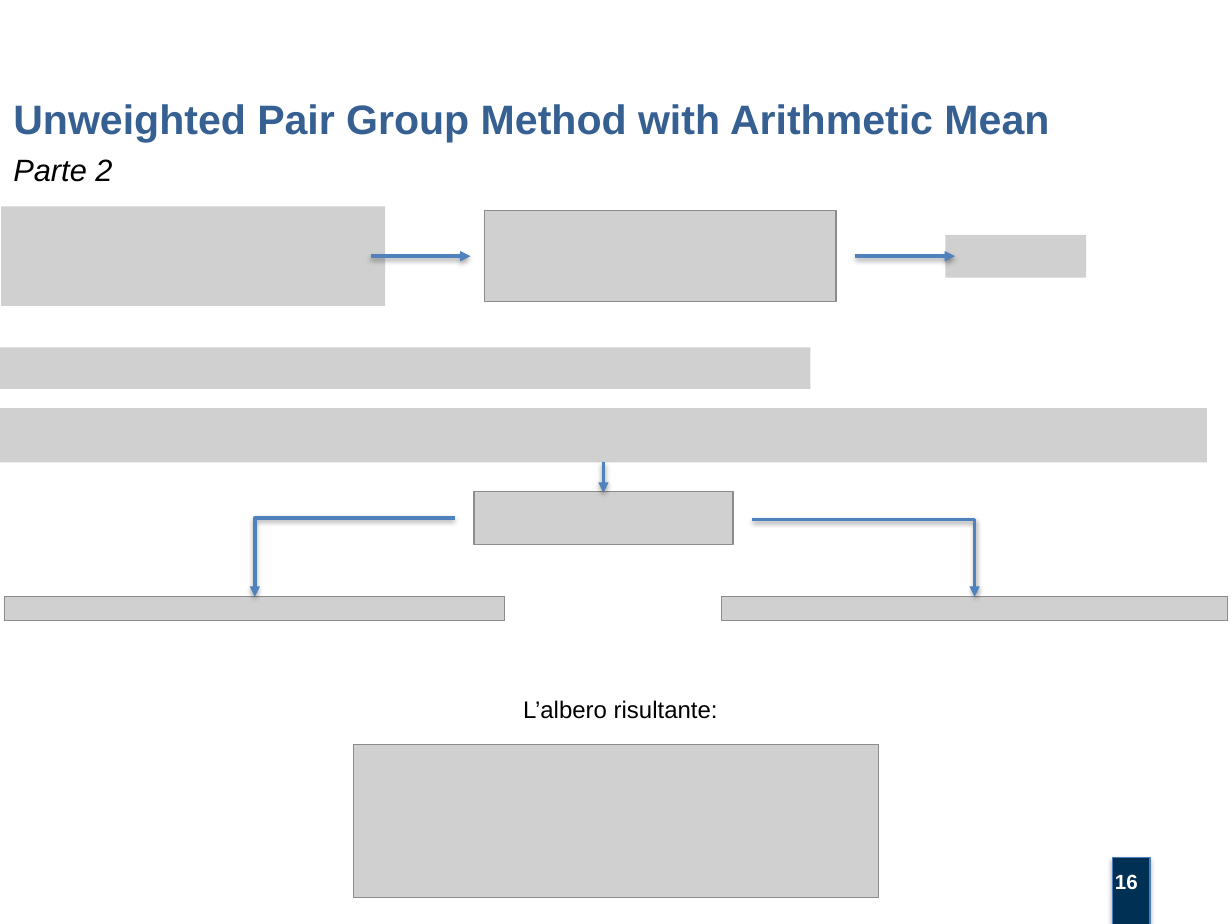
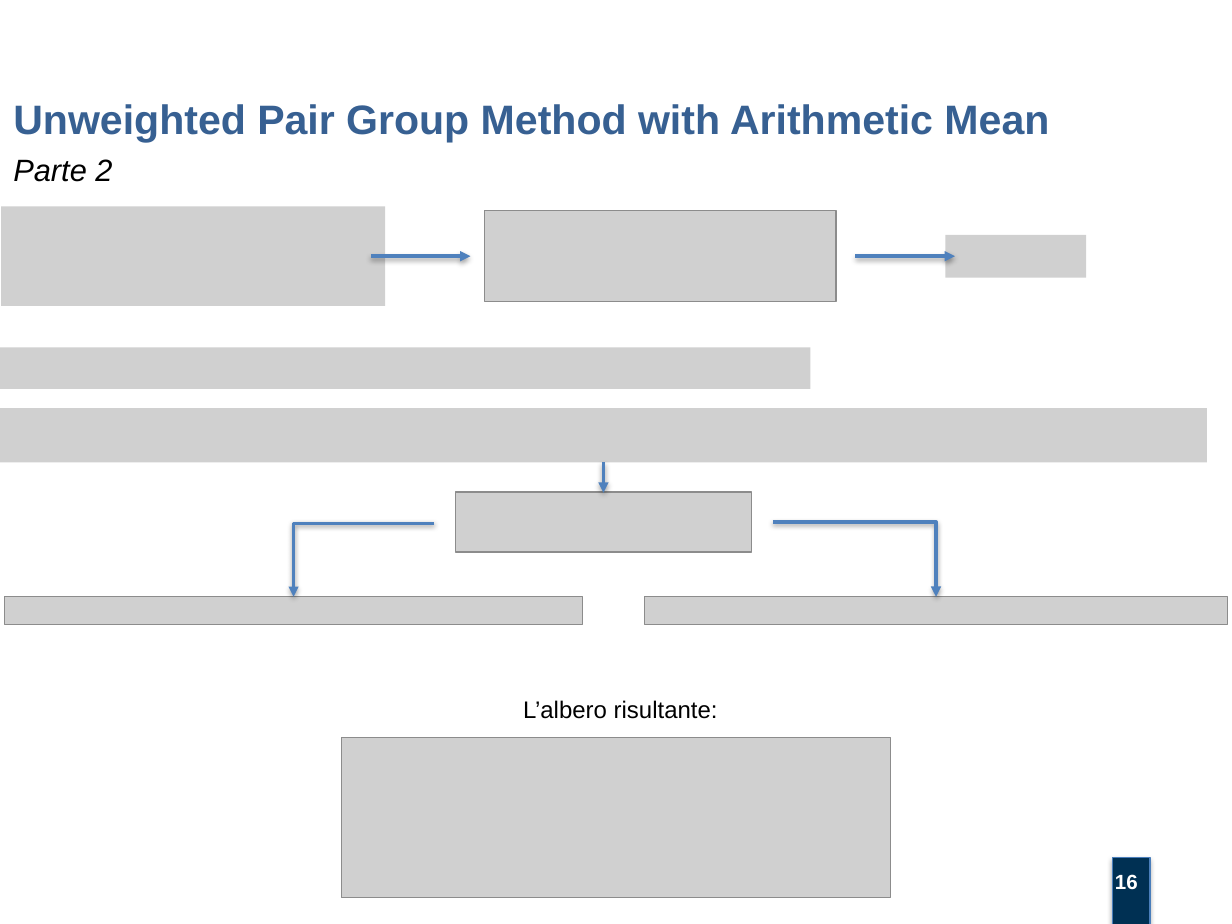
Before and after one commit to mtortoli/Thesis, a slide deck: slide 16 of Discussione Laurea/Slides v.1.0.pptx. Drawn at 1232x924 pixels with LibreOffice and Linux fonts; fonts in the diff are those of the drawing; grey boxes stand for pictures; background and template pictures are left out. Boxes give left, top, right and bottom in pixels: in the first picture for what was removed or moved away, otherwise in the second. Text is boxed around its words. In the diff, an @@ line names an element or a change of style, - is before the commit and + after.

```diff
--- a/Discussione Laurea/Slides v.1.0.pptx
+++ b/Discussione Laurea/Slides v.1.0.pptx
@@ picture: place and size @@
-picture at bbox=[474, 492, 733, 545]
+picture at bbox=[456, 492, 752, 552]
@@ elbow arrow moved from (455, 517) - (255, 596) to (434, 524) - (293, 596) @@
@@ elbow arrow moved from (753, 520) - (975, 596) to (772, 522) - (936, 596) @@
@@ picture: place and size @@
-picture at bbox=[5, 596, 505, 621]
+picture at bbox=[5, 596, 583, 625]
@@ picture: place and size @@
-picture at bbox=[722, 596, 1227, 621]
+picture at bbox=[644, 596, 1227, 625]
@@ picture: place and size @@
-picture at bbox=[354, 744, 878, 898]
+picture at bbox=[341, 738, 891, 898]
```
Also in this commit, not shown: 2 other slides changed, 1 other file.
